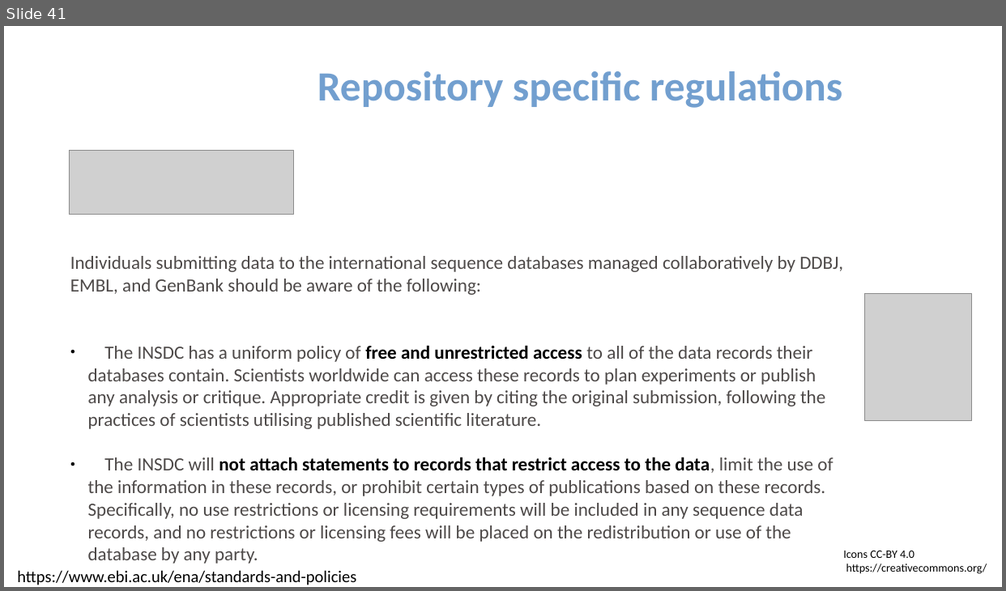
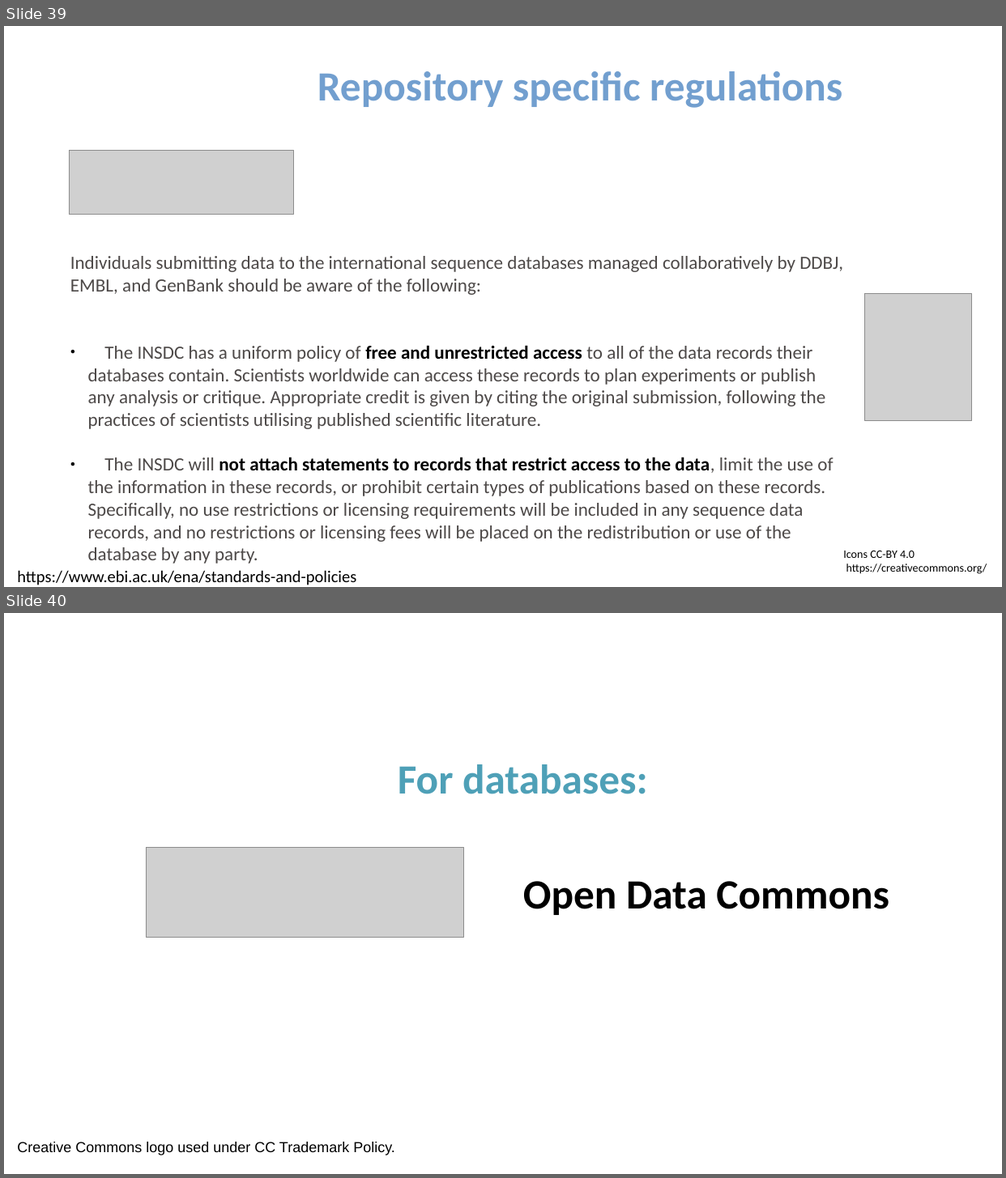
Before and after one commit to ELIXIR-Norway-Training/DMP-writing-workshop, a slide deck: 2021-04-22_UiB_06_Licensing.odp. Shown one above the other, each under a label of ours: slide 41 before the commit, slides 39 and 40 after it. The pictures are 1006x591 and 1006x1178 pixels, drawn with LibreOffice and Linux fonts; fonts in the diff are those of the drawing; grey boxes stand for pictures. Boxes give left, top, right and bottom in pixels: in the first picture for what was removed or moved away, otherwise in the second. Text is boxed around its words. In the diff, an @@ line names an element or a change of style, - is before the commit and + after.

```diff
--- a/2021-04-22_UiB_06_Licensing.odp
+++ b/2021-04-22_UiB_06_Licensing.odp
@@ slide 40 added at (x1=4, y1=613, x2=1002, y2=1174), background #FFFFFF @@
@@ text added at (x1=398, y1=764, x2=648, y2=794), 40 pt, text #4EA0B7, bold @@
+For databases:
@@ picture added at (x1=147, y1=847, x2=463, y2=937) @@
@@ text added at (x1=523, y1=881, x2=889, y2=915), 40 pt, text #000000, bold @@
+Open Data Commons
@@ text added at (x1=17, y1=1142, x2=395, y2=1156), 14 pt, text #000000 @@
+Creative Commons logo used under CC Trademark Policy.
@@ what was slide 41 is now slide 39 @@
```
Also in this commit, not shown: 3 slides changed, 5 other slides added, 1 slide removed, 1 other file.
